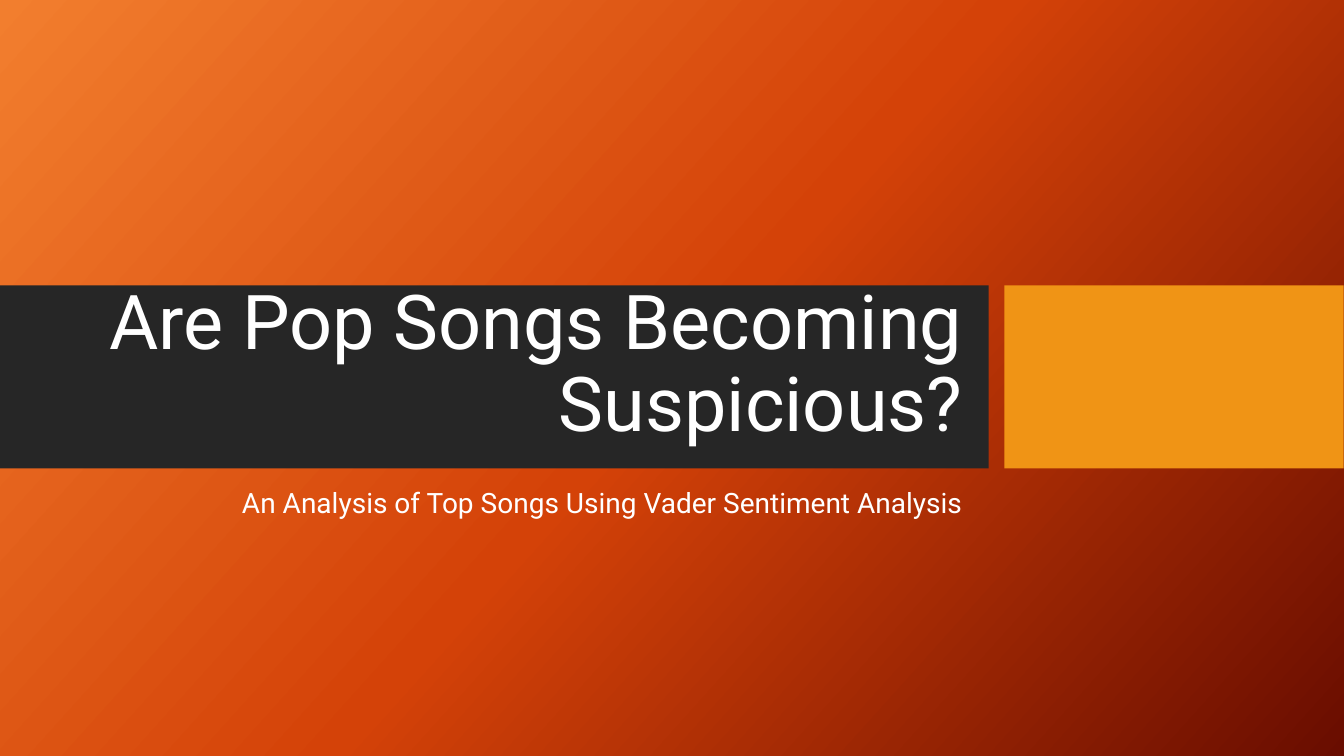
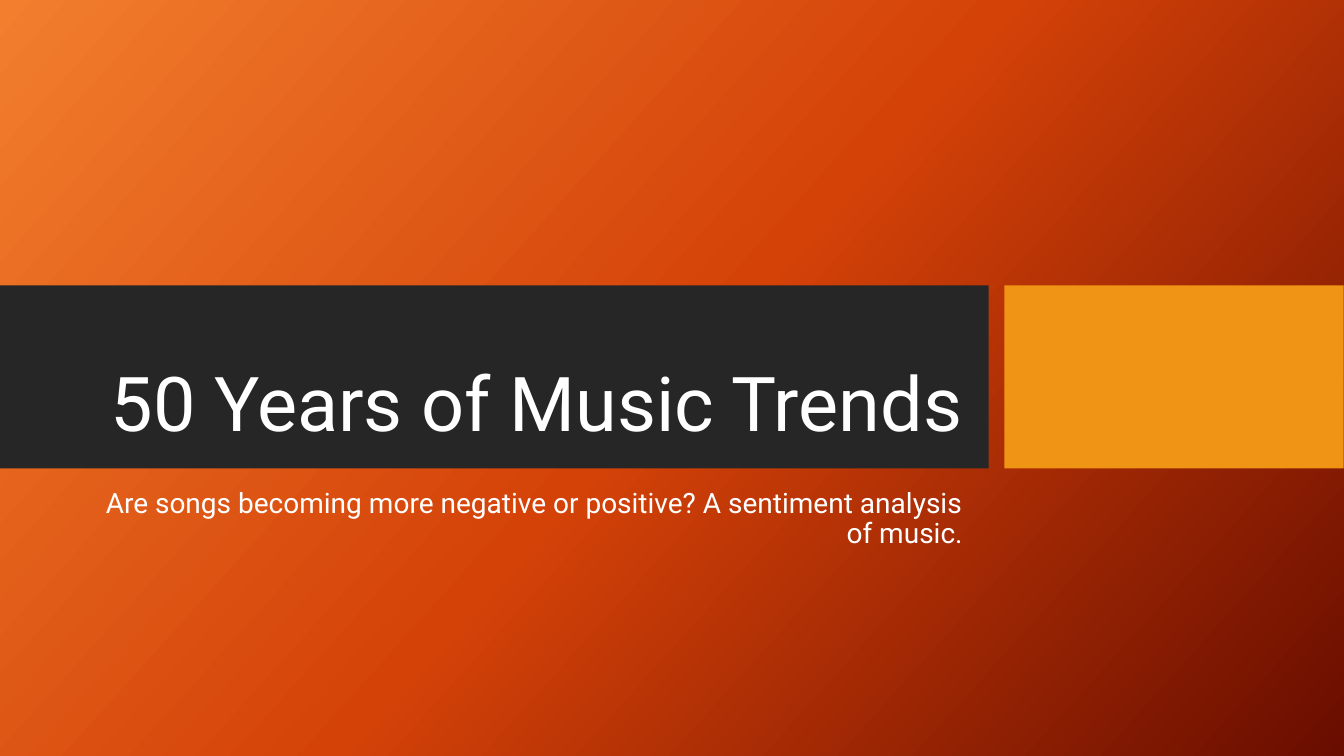
Before and after one commit to RichMoe1/Team3, a slide deck: slide 1 of Draft Presentation.pptx. Drawn at 1344x756 pixels with LibreOffice and Linux fonts; fonts in the diff are those of the drawing; background and template pictures are left out. Boxes give left, top, right and bottom in pixels: in the first picture for what was removed or moved away, otherwise in the second. Text is boxed around its words. In the diff, an @@ line names an element or a change of style, - is before the commit and + after.

Commit message:
updated presentation plus vader examples notebook

```diff
--- a/Draft Presentation.pptx
+++ b/Draft Presentation.pptx
@@ title at (111, 373, 963, 432): text changed @@
-Are Pop Songs Becoming Suspicious?
+50 Years of Music Trends
@@ subtitle at (106, 492, 962, 544): text changed @@
-An Analysis of Top Songs Using Vader Sentiment Analysis
+Are songs becoming more negative or positive? A sentiment analysis of music.
```
Also in this commit, not shown: 6 other slides changed, 3 slides added, 2 other files.
